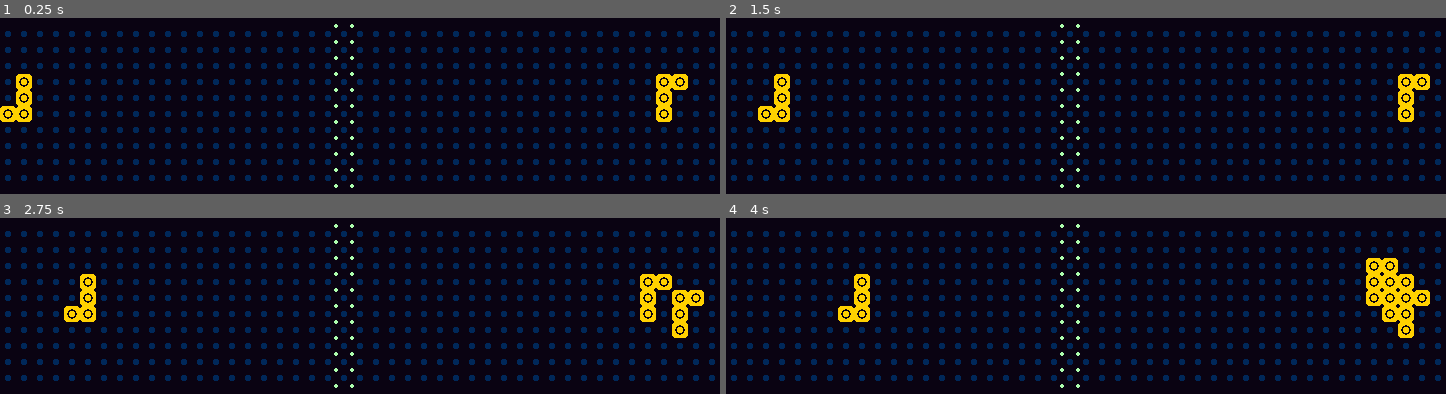
Above: before the commit, frames 1-4 (two rows, left to right).
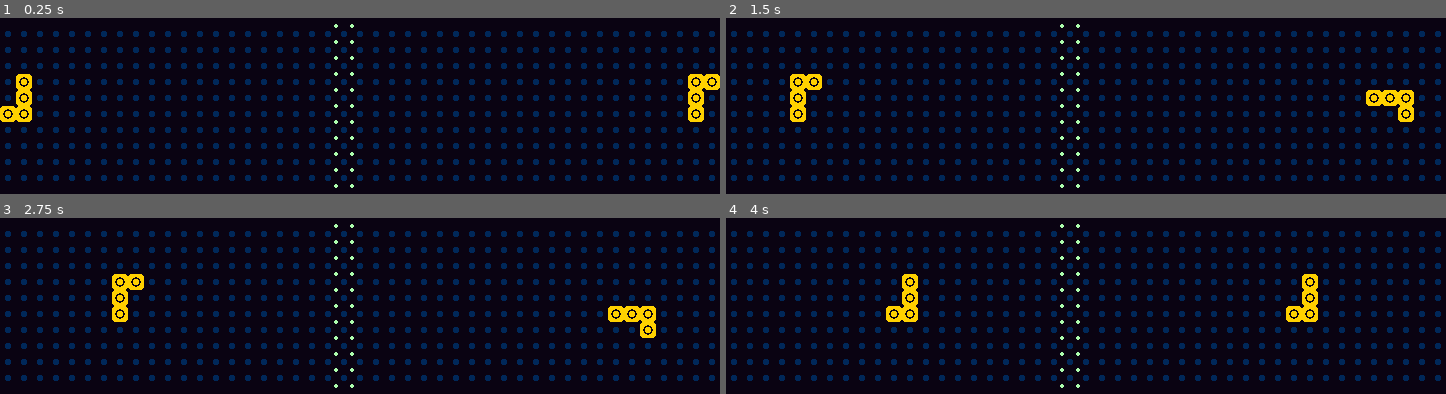
Above: after the commit, the same moments.

Repository: enricllagostera/coop-tetris
Game: Godot game, scene res://Matrix.tscn
Same seed, same stepped clock (60 frames per second), same inputs: the game is played once before the commit and once after it.
Inputs:
- Up to frame 1 (0.25 s): no input
- Up to frame 2 (1.5 s): tap Enter at 0.5 s; hold Right (ui_right) 0.53-1.28 s; tap D (pl_drop_soft, bound only after the commit) at 0.6 s; tap Space (ui_select) at 0.77, 1.07, 1.25 s; tap A (pl_rot_c, bound only after the commit) at 0.8, 1.35 s; hold Down (ui_down) from 1.28 s (still down)
- Up to frame 3 (2.75 s): tap Space (ui_select) at 1.52, 1.55, 1.82, 2.1 s; release Down (ui_down) at 2.03 s; hold Right (ui_right) from 2.03 s (still down); tap D (pl_drop_soft, bound only after the commit) at 2.3 s
- Up to frame 4 (4 s): tap Enter at 2.75 s; release Right (ui_right) at 2.78 s; hold Up (ui_up) 2.78-3.53 s; tap D (pl_drop_soft, bound only after the commit) at 2.85 s; tap Space (ui_select) at 3.02, 3.32, 3.77, 3.8 s; tap A (pl_rot_c, bound only after the commit) at 3.05, 3.6 s; hold Left (ui_left) from 3.53 s (still down)

The runs differ from the first frame. In frame 1, 1.3% of the frame differs, in the area x 91-100%, y 31-60%; in frame 2, 2.0%; in frame 3, 3.0%; in frame 4, 3.9%, in the area x 15-98%, y 22-69%.

Commit message:
two-player controls, bugs on lines completed

Diff:
--- a/Matrix.gd
+++ b/Matrix.gd
@@ -7,19 +7,44 @@
 var tetro_prefab
 var pieces = []
 var current_player = Game.Player.RIGHT
-var spawn_points = [Vector2(5,1), Vector2(5,41)]
+var lines = 0
+var spawn_points = [Vector2(5,1), Vector2(5,43)]
 var debug_block_prefab
 var debug_blocks = Dictionary()
+var is_updating = false
 
 
 signal piece_lock_down_started
 signal piece_lock_down_cancelled
+
+
+func get_completed_rows():
+	var complete_rows = []
+	for r in range(0, size.y):
+		var is_line_complete = true
+		for c in range(0, size.x):
+			if state[Vector2(c,r)] == 0:
+				is_line_complete = false
+				break
+		if is_line_complete:
+			complete_rows.append(r)
+	return complete_rows
+
+
+
 
 
 func debug_render():
 	for db in debug_blocks.keys():
 		debug_blocks[db].get_node("Solid").visible = (state[db] == 1)
 	pass
+
+
+func is_block_in_piece(block, piece):
+	for c in piece.rel_blocks:
+		if c+piece.coord == block:
+			return true
+	return false
 
 
 func is_colliding(self_blocks, base_coord, blocks_to_check, check_self = true):
@@ -70,11 +95,14 @@
 	if is_out_of_bounds(target_blocks):
 		return
 	if is_colliding(tetro.rel_blocks, tetro.coord, target_blocks):
+#		just started touching the bottom of the piece
 		if (player == Game.Player.LEFT and dir == Game.Dir.D) or (player == Game.Player.RIGHT and dir == Game.Dir.U):
-			tetro.lockdown_started()
-		return
-	if tetro.lock_countdown:
+			if not tetro.locking:
+				tetro.lockdown_started()
+		return
+	if tetro.locking:
 		tetro.lockdown_cancelled()
+#	apply movement
 	for b in tetro.rel_blocks:
 		state[tetro.coord+b] = 0
 	tetro.coord += Game.SHIFTS[dir]
@@ -90,6 +118,7 @@
 	new_tetro.piece = piece
 	new_tetro.rot = Game.Rot.R0 if player == Game.Player.LEFT else Game.Rot.R2
 	new_tetro.rel_blocks = Game.calc_tetro_rel_coords(new_tetro.piece, new_tetro.rot)
+	new_tetro.player = player
 	var target_blocks = Game.calc_tetro_abs_coords(new_tetro.coord, new_tetro.piece, new_tetro.rot)
 	if is_colliding(new_tetro.rel_blocks, new_tetro.coord, target_blocks, false):
 		print("game over")
@@ -100,8 +129,16 @@
 	if pieces[player] is Node:
 		pieces[player].queue_free()
 	pieces[player] = new_tetro
-	debug_render()
-	pass
+	pass
+
+
+func block_locked(player):
+	is_updating = true
+	update_score()
+	spawn(spawn_points[player], player, Game.Piece.J)
+	debug_render()
+	is_updating = false
+
 
 
 func _ready():
@@ -122,26 +159,54 @@
 	pass
 
 
+
+
+func update_score():
+	var rows = get_completed_rows()
+	if rows.size() == 0:
+		return
+	for r in rows:
+		lines += 1
+		if r < 23:
+			for s in range(r, 1, -1):
+				for c in range(0, size.x):
+					if is_block_in_piece(Vector2(c,s), pieces[Game.Player.LEFT]) or is_block_in_piece(Vector2(c,s), pieces[Game.Player.RIGHT]):
+						continue
+					state[Vector2(c,s)] = state[Vector2(c,s-1)] if s>0 else 0
+		else:
+			for s in range(r, size.y-1, 1):
+				for c in range(0, size.x):
+					if is_block_in_piece(Vector2(c,s), pieces[Game.Player.LEFT]) or is_block_in_piece(Vector2(c,s), pieces[Game.Player.RIGHT]):
+						continue
+					state[Vector2(c,s)] = state[Vector2(c,s+1)] if s<size.y else 0
+	print("lines: ", lines)
+	pass
+
+
 func _process(delta):
-	if Input.is_action_just_released("ui_select"):
-		pieces[current_player].lockdown_completed()
-		spawn(spawn_points[current_player], current_player, Game.Piece.J)
-		return
-	if Input.is_action_just_released("ui_left"):
-		rotate_tetro(pieces[current_player], true)
-	if Input.is_action_just_released("ui_right"):
-		shift_tetro(pieces[current_player], Game.Dir.D, current_player)
-	if Input.is_action_just_released("ui_down"):
-		shift_tetro(pieces[current_player], Game.Dir.L, current_player)
-	if Input.is_action_just_released("ui_up"):
-		shift_tetro(pieces[current_player], Game.Dir.R, current_player)
+	if is_updating:
+		return
+	if Input.is_action_just_released("pl_rot_c"):
+		rotate_tetro(pieces[Game.Player.LEFT], true)
+	if Input.is_action_just_released("pl_up"):
+		shift_tetro(pieces[Game.Player.LEFT], Game.Dir.R, Game.Player.LEFT)
+	if Input.is_action_just_released("pl_down"):
+		shift_tetro(pieces[Game.Player.LEFT], Game.Dir.L, Game.Player.LEFT)
+	if Input.is_action_just_released("pl_drop_soft"):
+		shift_tetro(pieces[Game.Player.LEFT], Game.Dir.D, Game.Player.LEFT)
+
+	if Input.is_action_just_released("pr_rot_c"):
+		rotate_tetro(pieces[Game.Player.RIGHT], true)
+	if Input.is_action_just_released("pr_up"):
+		shift_tetro(pieces[Game.Player.RIGHT], Game.Dir.R, Game.Player.RIGHT)
+	if Input.is_action_just_released("pr_down"):
+		shift_tetro(pieces[Game.Player.RIGHT], Game.Dir.L, Game.Player.RIGHT)
+	if Input.is_action_just_released("pr_drop_soft"):
+		shift_tetro(pieces[Game.Player.RIGHT], Game.Dir.U, Game.Player.RIGHT)
 	pass
 
 
 func _on_TickTimer_timeout():
 	for i in range(0,2):
-		if pieces[i].locked:
-			spawn(spawn_points[i], i, Game.Piece.J)
-		elif not pieces[i].locked:
-			shift_tetro(pieces[i], Game.Dir.D if i == Game.Player.LEFT else Game.Dir.U, i)
-	pass
+		shift_tetro(pieces[i], Game.Dir.D if i == Game.Player.LEFT else Game.Dir.U, i)
+	pass
--- a/Tetro.gd
+++ b/Tetro.gd
@@ -6,8 +6,9 @@
 export var coord = Vector2()
 var rot = Game.Rot.R0
 var piece = Game.Piece.J
-var lock_countdown = false
+var locking = false
 var locked = false
+var player = -1
 
 var visual_offset_table = {
 	Game.Piece.J: Vector2(-1.5, -1.5)
@@ -39,7 +40,7 @@
 
 func lockdown_cancelled():
 	print("tetro lock cancelled")
-	lock_countdown = false
+	locking = false
 	locked = false
 	$LockDownTimer.stop()
 	pass
@@ -47,16 +48,19 @@
 
 func lockdown_completed():
 	print("tetro lock completed")
-	lock_countdown = false
+	locking = false
 	locked = true
 	$LockDownTimer.stop()
+#	var pre = OS.get_ticks_msec()
+	get_parent().block_locked(player)
+#	print("ms: ", OS.get_ticks_msec() - pre)
 	pass
 
 
 func lockdown_started():
 	print("tetro locking")
+	locking = true
 	$LockDownTimer.start()
-	lock_countdown = true
 	pass
 
 
--- a/project.godot
+++ b/project.godot
@@ -29,6 +29,59 @@
 window/stretch/mode="2d"
 window/stretch/aspect="keep_width"
 
+[input]
+
+pl_up={
+"deadzone": 0.5,
+"events": [ Object(InputEventKey,"resource_local_to_scene":false,"resource_name":"","device":0,"alt":false,"shift":false,"control":false,"meta":false,"command":false,"pressed":false,"scancode":87,"unicode":0,"echo":false,"script":null)
+ ]
+}
+pl_down={
+"deadzone": 0.5,
+"events": [ Object(InputEventKey,"resource_local_to_scene":false,"resource_name":"","device":0,"alt":false,"shift":false,"control":false,"meta":false,"command":false,"pressed":false,"scancode":83,"unicode":0,"echo":false,"script":null)
+ ]
+}
+pl_rot_c={
+"deadzone": 0.5,
+"events": [ Object(InputEventKey,"resource_local_to_scene":false,"resource_name":"","device":0,"alt":false,"shift":false,"control":false,"meta":false,"command":false,"pressed":false,"scancode":65,"unicode":0,"echo":false,"script":null)
+ ]
+}
+pl_rot_cc={
+"deadzone": 0.5,
+"events": [ Object(InputEventKey,"resource_local_to_scene":false,"resource_name":"","device":0,"alt":false,"shift":false,"control":false,"meta":false,"command":false,"pressed":false,"scancode":69,"unicode":0,"echo":false,"script":null)
+ ]
+}
+pr_up={
+"deadzone": 0.5,
+"events": [ Object(InputEventKey,"resource_local_to_scene":false,"resource_name":"","device":0,"alt":false,"shift":false,"control":false,"meta":false,"command":false,"pressed":false,"scancode":16777232,"unicode":0,"echo":false,"script":null)
+ ]
+}
+pr_down={
+"deadzone": 0.5,
+"events": [ Object(InputEventKey,"resource_local_to_scene":false,"resource_name":"","device":0,"alt":false,"shift":false,"control":false,"meta":false,"command":false,"pressed":false,"scancode":16777234,"unicode":0,"echo":false,"script":null)
+ ]
+}
+pr_rot_c={
+"deadzone": 0.5,
+"events": [ Object(InputEventKey,"resource_local_to_scene":false,"resource_name":"","device":0,"alt":false,"shift":false,"control":false,"meta":false,"command":false,"pressed":false,"scancode":16777233,"unicode":0,"echo":false,"script":null)
+ ]
+}
+pr_rot_cc={
+"deadzone": 0.5,
+"events": [ Object(InputEventKey,"resource_local_to_scene":false,"resource_name":"","device":0,"alt":false,"shift":false,"control":false,"meta":false,"command":false,"pressed":false,"scancode":80,"unicode":0,"echo":false,"script":null)
+ ]
+}
+pr_drop_soft={
+"deadzone": 0.5,
+"events": [ Object(InputEventKey,"resource_local_to_scene":false,"resource_name":"","device":0,"alt":false,"shift":false,"control":false,"meta":false,"command":false,"pressed":false,"scancode":16777231,"unicode":0,"echo":false,"script":null)
+ ]
+}
+pl_drop_soft={
+"deadzone": 0.5,
+"events": [ Object(InputEventKey,"resource_local_to_scene":false,"resource_name":"","device":0,"alt":false,"shift":false,"control":false,"meta":false,"command":false,"pressed":false,"scancode":68,"unicode":0,"echo":false,"script":null)
+ ]
+}
+
 [rendering]
 
 quality/driver/driver_name="GLES2"
Binary file added: docs/20200922_coop_tetris.gif
